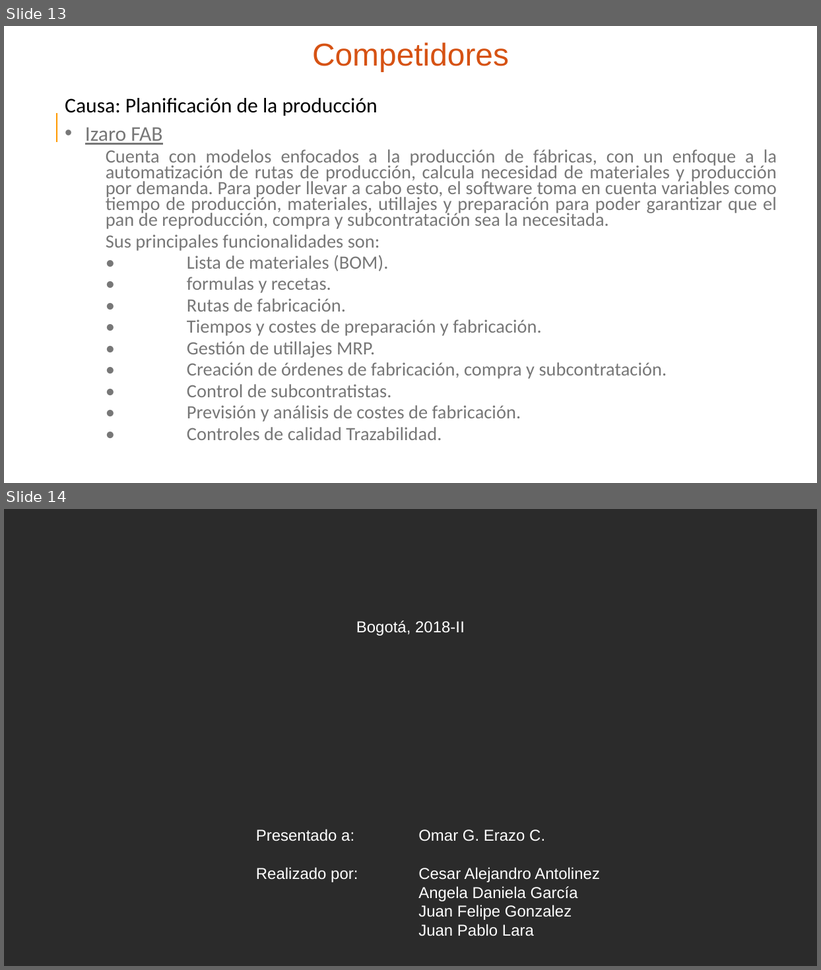
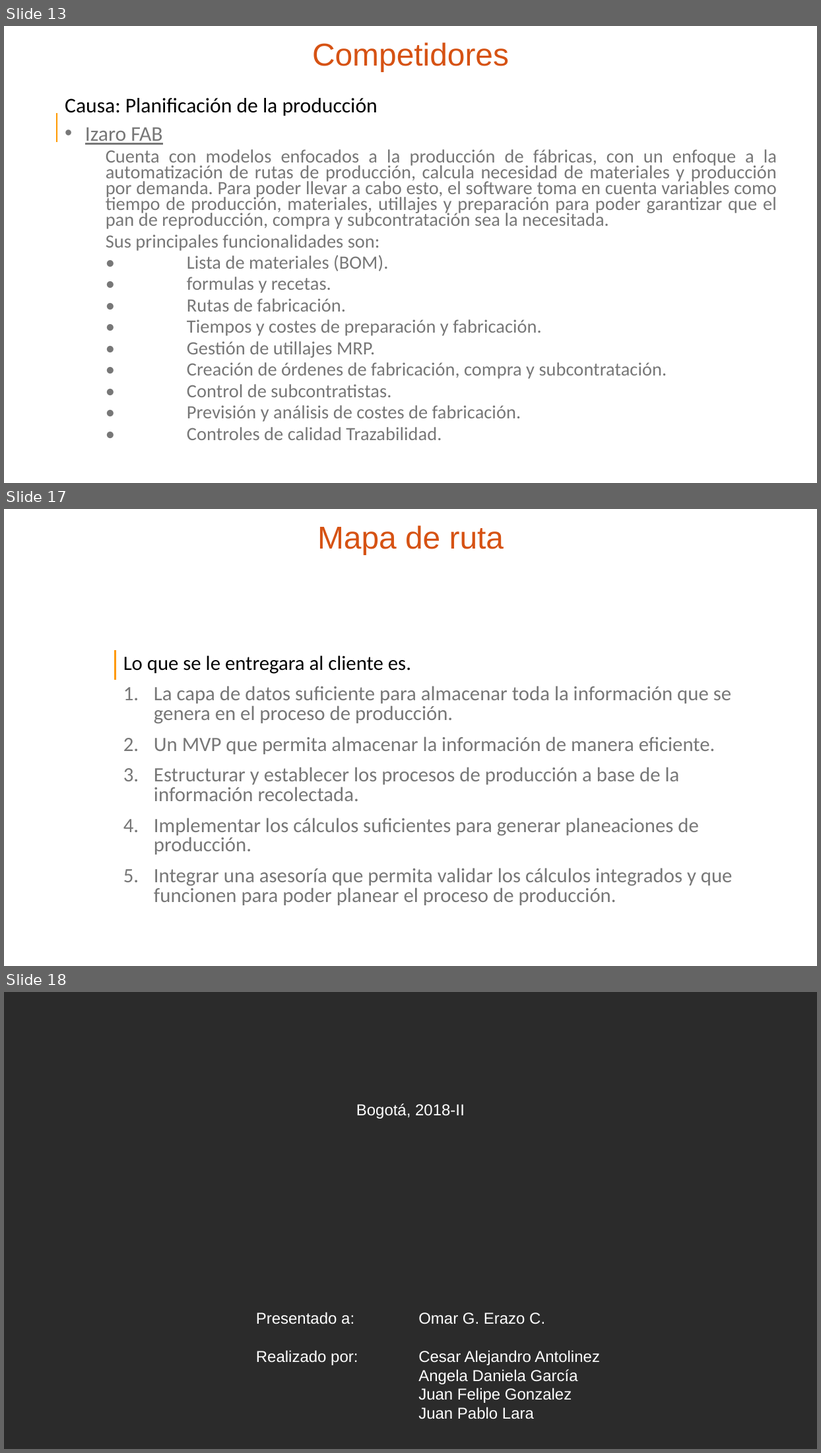
Before and after one commit to FelipeG23/Diseno_de_Procesos, a slide deck: Documentos/ActividadesEnClase/ComplementoPrimeraActividad/ComplementoActividadClase.pptx. Shown one above the other, each under a label of ours: slides 13 and 14 before the commit, slides 13, 17 and 18 after it; the slides between them are not shown. The pictures are 821x970 and 821x1453 pixels, drawn with LibreOffice and Linux fonts; fonts in the diff are those of the drawing; background and template pictures are left out; a plain dark background stands for a picture behind light text. Boxes give left, top, right and bottom in pixels: in the first picture for what was removed or moved away, otherwise in the second. Text is boxed around its words. In the diff, an @@ line names an element or a change of style, - is before the commit and + after.

```diff
--- a/Documentos/ActividadesEnClase/ComplementoPrimeraActividad/ComplementoActividadClase.pptx
+++ b/Documentos/ActividadesEnClase/ComplementoPrimeraActividad/ComplementoActividadClase.pptx
@@ slide 17 added at (4, 509, 817, 966), background picture (left out) @@
@@ title added at (318, 525, 504, 555), 28 pt, text #D65213 @@
+Mapa de ruta
@@ line added from (116, 650) to (116, 680), #FF9900 1.5 pt @@
@@ text added at (123, 656, 733, 906), 18 pt, text #777777 @@
+Lo que se le entregara al cliente es.
+1. La capa de datos suficiente para almacenar toda la información que se genera en el proceso de producción.
+2. Un MVP que permita almacenar la información de manera eficiente.
+3. Estructurar y establecer los procesos de producción a base de la información recolectada.
+4. Implementar los cálculos suficientes para generar planeaciones de producción.
+5. Integrar una asesoría que permita validar los cálculos integrados y que funcionen para poder planear el proceso de producción.
@@ what was slide 14 is now slide 18 @@
```
Also in this commit, not shown: 3 other slides added.
